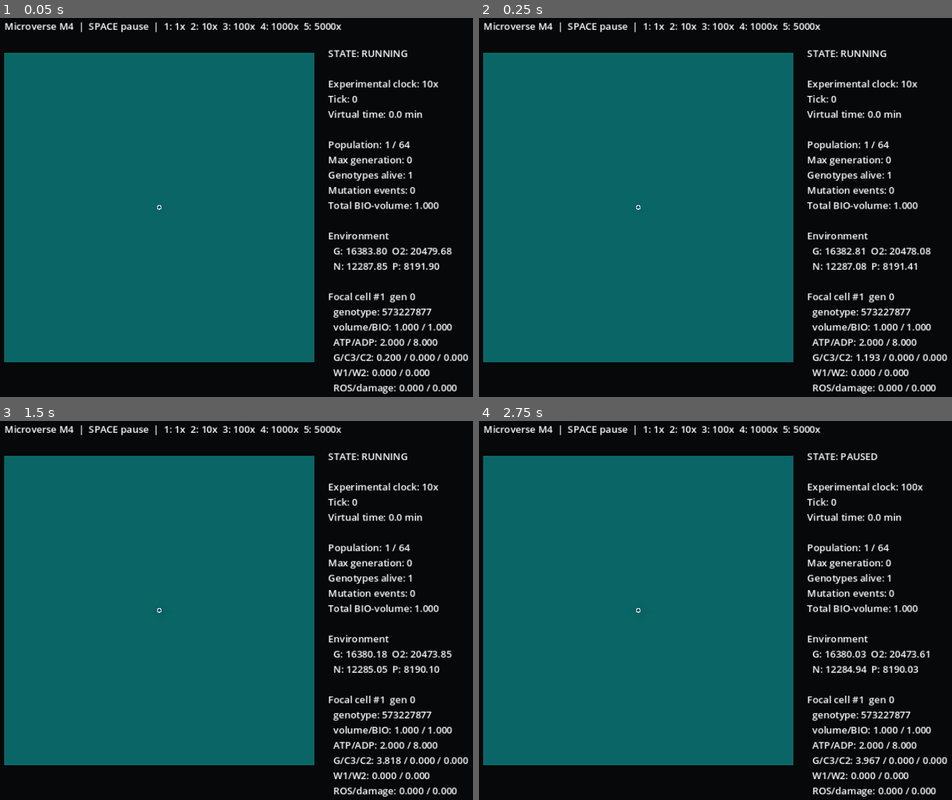
Above: before the commit, frames 1-4 (two rows, left to right).
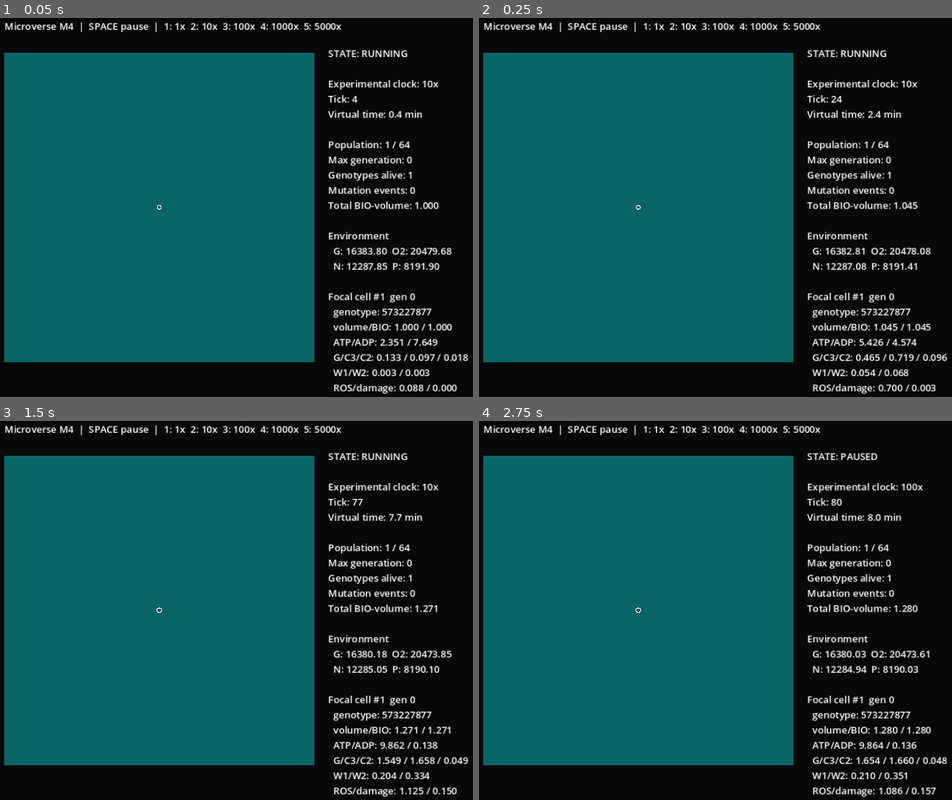
Above: after the commit, the same moments.

Repository: Feynman26/Microverse
Game: Godot game, scene res://src/ui/main.tscn
Same seed, same stepped clock (60 frames per second), same inputs: the game is played once before the commit and once after it.
Inputs:
- Up to frame 1 (0.05 s): no input
- Up to frame 2 (0.25 s): no input
- Up to frame 3 (1.5 s): tap Enter at 0.5 s; tap 1 at 0.6 s; tap Space at 0.77, 1.25 s; tap 2 at 1.35 s
- Up to frame 4 (2.75 s): tap Space at 1.52 s; tap Enter at 2 s; tap 3 at 2.1 s

The runs differ from the first frame. In frame 1, 0.3% of the frame differs, in the area x 74-99%, y 20-99%; in frame 2, 0.5%; in frame 3, 0.6%, in the area x 33-99%, y 20-99%; in frame 4, 0.5%.
Error before the commit: Invalid call to function 'step_intracellular' in base 'RefCounted (CellState)'. Expected 4 arguments. (res://src/simulation/simulation_engine.gd:66)

Commit message:
feat: route seeded RNG through M5 expression dynamics

Diff:
--- a/src/simulation/simulation_engine.gd
+++ b/src/simulation/simulation_engine.gd
@@ -43,12 +43,7 @@
 	cell.genome = GenomeScript.create_ancestor()
 	cell.initialize_metabolism(config)
 	cells.append(cell)
-	_record_event("birth", {
-		"cell_id": cell.id,
-		"parent_id": -1,
-		"generation": 0,
-		"genotype_fingerprint": cell.genome.fingerprint()
-	})
+	_record_event("birth", {"cell_id": cell.id, "parent_id": -1, "generation": 0, "genotype_fingerprint": cell.genome.fingerprint()})
 	return cell
 
 func step(tick_count: int = 1) -> void:
@@ -60,26 +55,20 @@
 	var dt: float = float(config.tick_dt_min)
 	world.diffuse(dt)
 	_allocate_membrane_transport(dt)
-
 	for cell in cells:
 		if cell.alive:
-			cell.step_intracellular(dt, config, reactions)
-
+			cell.step_intracellular(dt, config, reactions, rng)
 	_process_deaths()
 	_process_divisions()
 	world.assert_nonnegative()
 	tick_index += 1
 	simulation_time_min += dt
 
-# All transported resources use the same request -> site-scale -> application
-# protocol. Availability is sampled once after diffusion; no cell receives a
-# priority merely because it is earlier in the array.
 func _allocate_membrane_transport(dt: float) -> void:
 	var records: Array = []
 	var totals: Dictionary = {}
 	for resource in TRANSPORTED_RESOURCES:
 		totals[resource] = {}
-
 	for cell in cells:
 		if not cell.alive:
 			continue
@@ -90,7 +79,6 @@
 			var resource_totals: Dictionary = totals[resource]
 			resource_totals[key] = float(resource_totals.get(key, 0.0)) + float(request.get(resource, 0.0))
 			totals[resource] = resource_totals
-
 	var scales: Dictionary = {}
 	for resource in TRANSPORTED_RESOURCES:
 		var resource_scales: Dictionary = {}
@@ -101,7 +89,6 @@
 			var total_request: float = float(resource_totals[key])
 			resource_scales[key] = 1.0 if total_request <= available or total_request <= 0.0 else available / total_request
 		scales[resource] = resource_scales
-
 	for record in records:
 		var cell = record["cell"]
 		var key: Vector2i = record["key"]
@@ -122,42 +109,25 @@
 		var pools: Dictionary = cell.releasable_pools()
 		for resource in TRANSPORTED_RESOURCES:
 			world.release(resource, cell.position, float(pools.get(resource, 0.0)))
-		_record_event("death", {
-			"cell_id": cell.id,
-			"generation": cell.generation,
-			"reason": cell.death_reason,
-			"genotype_fingerprint": cell.genome.fingerprint() if cell.genome != null else -1
-		})
+		_record_event("death", {"cell_id": cell.id, "generation": cell.generation, "reason": cell.death_reason, "genotype_fingerprint": cell.genome.fingerprint() if cell.genome != null else -1})
 	cells = survivors
 
 func _process_divisions() -> void:
 	var next_population: Array = []
 	var projected_population: int = cells.size()
-
 	for cell in cells:
 		if not cell.alive:
 			continue
 		if cell.ready_to_divide(config) and projected_population < int(config.max_cells):
 			var daughters: Array = cell.create_daughters(_allocate_cell_id(), _allocate_cell_id(), tick_index, rng, world, config)
 			projected_population += 1
-			_record_event("division", {
-				"parent_id": cell.id,
-				"parent_genotype_fingerprint": cell.genome.fingerprint() if cell.genome != null else -1,
-				"daughter_ids": [daughters[0].id, daughters[1].id],
-				"generation": cell.generation + 1
-			})
-
+			_record_event("division", {"parent_id": cell.id, "parent_genotype_fingerprint": cell.genome.fingerprint() if cell.genome != null else -1, "daughter_ids": [daughters[0].id, daughters[1].id], "generation": cell.generation + 1})
 			for daughter in daughters:
 				var parent_fingerprint: int = int(cell.genome.fingerprint())
 				var mutation_result: Dictionary = mutation_engine.mutate_copy(daughter.genome, rng, config)
 				daughter.genome = mutation_result["genome"]
 				var daughter_fingerprint: int = int(daughter.genome.fingerprint())
-				_record_event("birth", {
-					"cell_id": daughter.id,
-					"parent_id": cell.id,
-					"generation": daughter.generation,
-					"genotype_fingerprint": daughter_fingerprint
-				})
+				_record_event("birth", {"cell_id": daughter.id, "parent_id": cell.id, "generation": daughter.generation, "genotype_fingerprint": daughter_fingerprint})
 				for raw_event in mutation_result["events"]:
 					var mutation_payload: Dictionary = raw_event.duplicate(true)
 					mutation_payload["mutation_id"] = _allocate_mutation_id()
@@ -170,14 +140,10 @@
 			next_population.append_array(daughters)
 		else:
 			next_population.append(cell)
-
 	cells = next_population
 
 func _grid_key(position: Vector2) -> Vector2i:
-	return Vector2i(
-		clampi(roundi(position.x), 0, int(config.world_width) - 1),
-		clampi(roundi(position.y), 0, int(config.world_height) - 1)
-	)
+	return Vector2i(clampi(roundi(position.x), 0, int(config.world_width) - 1), clampi(roundi(position.y), 0, int(config.world_height) - 1))
 
 func _allocate_cell_id() -> int:
 	var result: int = next_cell_id
@@ -214,15 +180,13 @@
 func mutation_event_count() -> int:
 	var result: int = 0
 	for event in event_log:
-		if event["kind"] == "mutation":
-			result += 1
+		if event["kind"] == "mutation": result += 1
 	return result
 
 func genotype_count() -> int:
 	var genotypes: Dictionary = {}
 	for cell in cells:
-		if cell.genome != null:
-			genotypes[cell.genome.canonical_key()] = true
+		if cell.genome != null: genotypes[cell.genome.canonical_key()] = true
 	return genotypes.size()
 
 func checksum() -> float:
